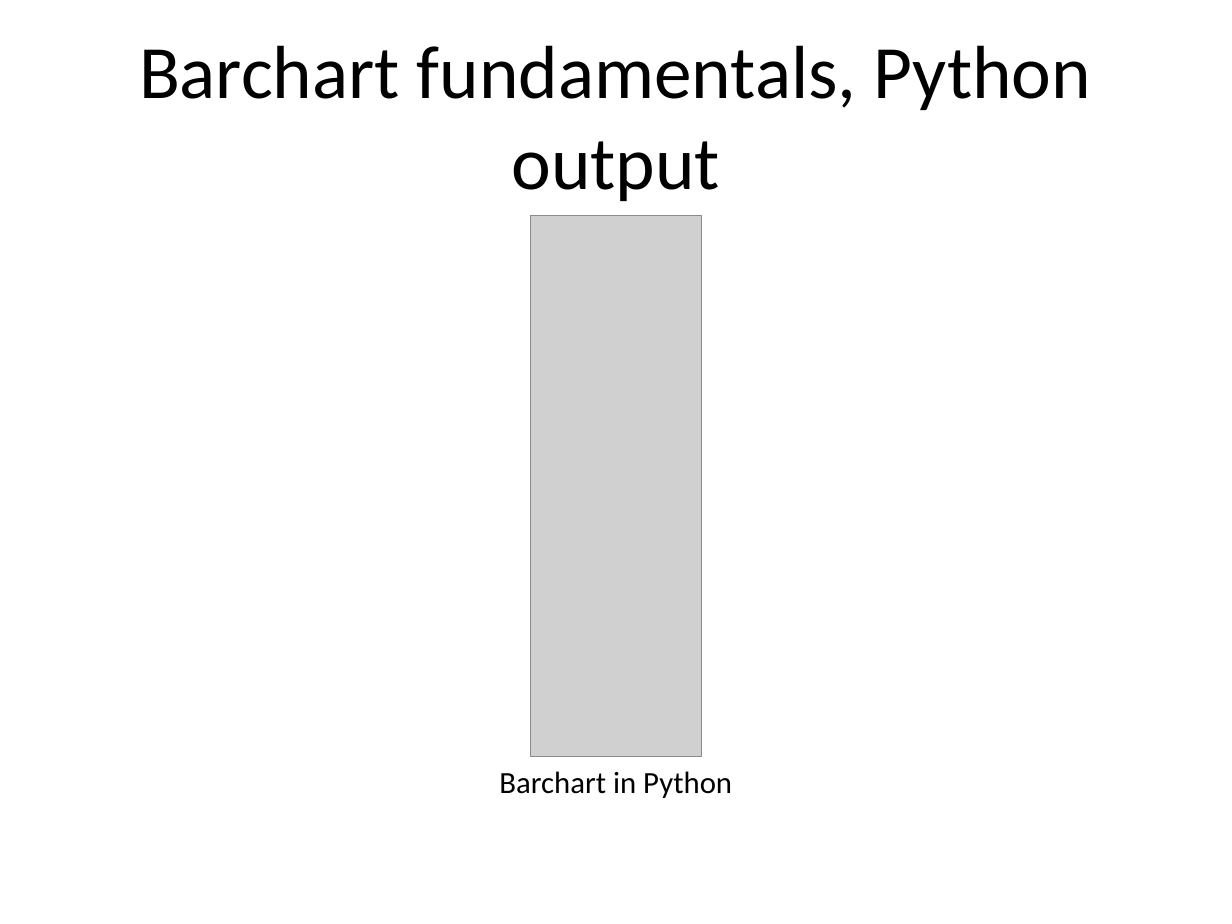
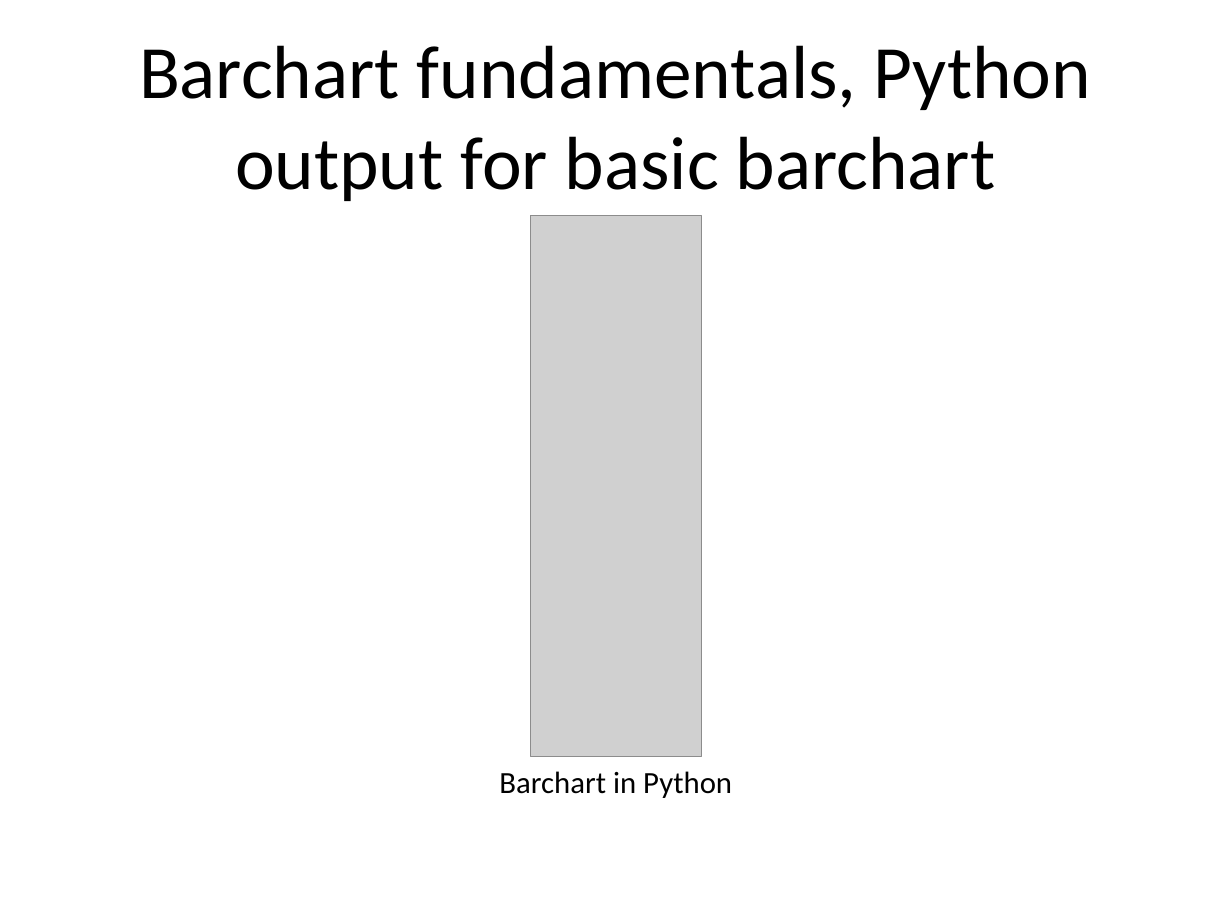
Before and after one commit to pmean/data-visualization, a slide deck: slide 5 of data-viz-02/component/fundamentals.pptx. Drawn at 1232x924 pixels with LibreOffice and Linux fonts; fonts in the diff are those of the drawing; grey boxes stand for pictures. Boxes give left, top, right and bottom in pixels: in the first picture for what was removed or moved away, otherwise in the second. Text is boxed around its words. In the diff, an @@ line names an element or a change of style, - is before the commit and + after.

```diff
--- a/data-viz-02/component/fundamentals.pptx
+++ b/data-viz-02/component/fundamentals.pptx
@@ title at [139, 45, 1092, 201]: text changed @@
-Barchart fundamentals, Python output
+Barchart fundamentals, Python output for basic barchart
```
Also in this commit, not shown: 16 other slides changed, 8 slides added, 4 slides removed, 19 other files.
